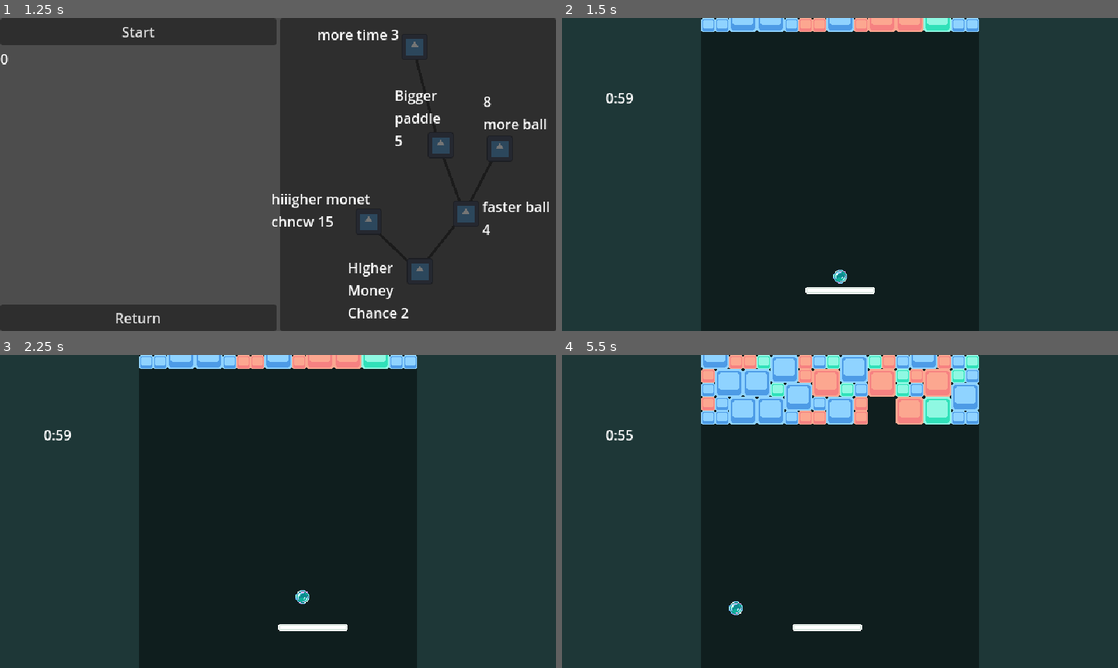
Above: before the commit, frames 1-4 (two rows, left to right).
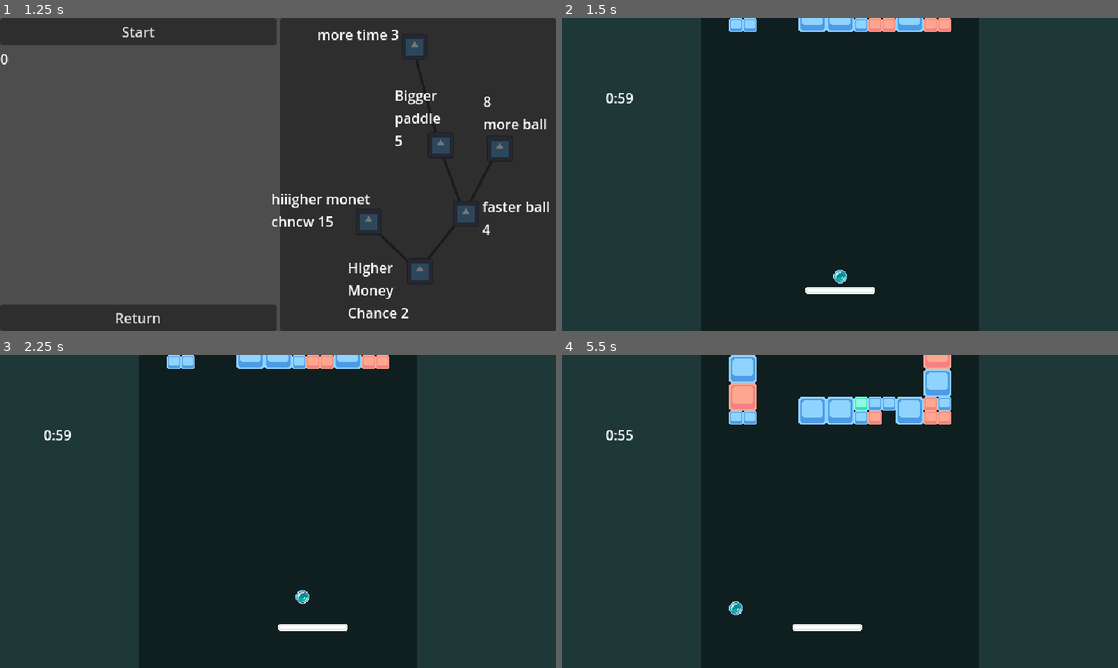
Above: after the commit, the same moments.

Repository: Christian-3-NA/incremental-breaker
Game: Godot game, scene res://Scenes/main_menu.tscn
Same seed, same stepped clock (60 frames per second), same inputs: the game is played once before the commit and once after it. The engine's default icon, where the game draws it, is replaced by a stand-in: a white triangle on a blue panel in a dark square.
Inputs:
- Up to frame 1 (1.25 s): click "Start" at 0.5 s
- Up to frame 2 (1.5 s): click "Start" at 1.25 s
- Up to frame 3 (2.25 s): tap Enter at 2 s; hold D (move_right) from 2.03 s (still down); tap W (primary_action) at 2.1 s
- Up to frame 4 (5.5 s): release D (move_right) at 2.78 s; hold A (move_left) 2.78-3.53 s; tap W (primary_action) every 0.75 s from 2.85 to 5.1 s; hold D (move_right) 3.53-5.03 s; hold A (move_left) from 5.03 s (still down)

Frame 1 is identical in both runs. In frame 2, 1.7% of the frame differs, in the area x 25-75%, y 0-5%; in frame 3, 1.7%; in frame 4, 10%, in the area x 25-75%, y 0-23%.

Commit message:
image to block pattern tool

Diff:
--- a/Scenes/shop_screen.tscn
+++ b/Scenes/shop_screen.tscn
@@ -90,6 +90,7 @@
 offset_top = -113.0
 offset_right = 0.0
 offset_bottom = -83.0
+disabled = true
 upgrade_cost = 3
 upgrade_name = "LongerGameTime"
 
--- a/Scripts/game_manager.gd
+++ b/Scripts/game_manager.gd
@@ -28,6 +28,8 @@
 
 # Called when the node enters the scene tree for the first time.
 func _ready() -> void:
+	insert_pattern()
+
 	$BlockLowerTimer.start()
 	setup_level()
 
@@ -92,6 +94,11 @@
 		spawn_blocks(c, 0)
 
 
+func insert_pattern():
+	for space in Global.pattern_dict[0]:
+		occupied_spots.append([space[0], space[1]-10])
+
+
 func spawn_blocks(c, r):
 	if [c, r] not in occupied_spots:
 		var new_brick = brick_scene.instantiate()
--- a/Scripts/global.gd
+++ b/Scripts/global.gd
@@ -10,3 +10,41 @@
 var max_game_time = 60
 
 var upgrades_bought = []
+
+'''REMEMBER TO DELETE FULL TILES THAT GO TOO LOW IN THE OCCUPIED TILES ARRAY'''
+# Pattern Dict. Every "empty tile" that creates a block pattern
+var pattern_dict = {
+	0: [],
+	1: [],
+	2: []
+}
+
+var image_pattern_ref_list = [
+	load("res://Assets/block_patterns/pattern1.png")
+]
+
+# Color Constants
+var C_WHITE = Color(1, 1, 1, 1)
+var C_BLACK = Color(0, 0, 0, 1)
+
+
+''' ---------- DEFAULT FUNCTIONS ---------- '''
+
+# Called when the node enters the scene tree for the first time.
+func _ready() -> void:
+	for i in image_pattern_ref_list.size():
+		initialize_pattern(image_pattern_ref_list[i], i)
+
+
+''' ---------- CUSTOM FUNCTIONS ---------- '''
+
+func initialize_pattern(image, index):
+	var image_data = image.get_image()
+	var pattern_data = []
+
+	for x in image_data.get_width():
+		for y in image_data.get_height():
+			if image_data.get_pixel(x, y) == C_WHITE:
+				pattern_data.append([x, y])
+
+	pattern_dict[index] = pattern_data
Binary file added: Assets/block_patterns/pattern1.aseprite
Binary file added: Assets/block_patterns/pattern1.png
Not shown, added: Assets/block_patterns/pattern1.png.import
Not shown, changed: export_presets.cfg
